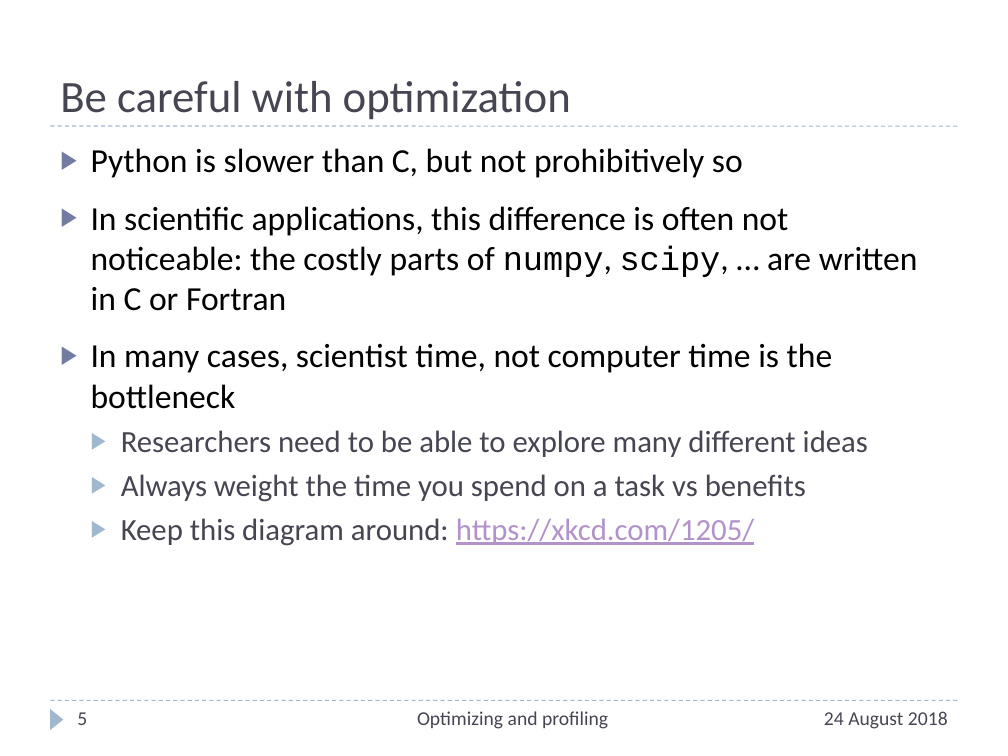
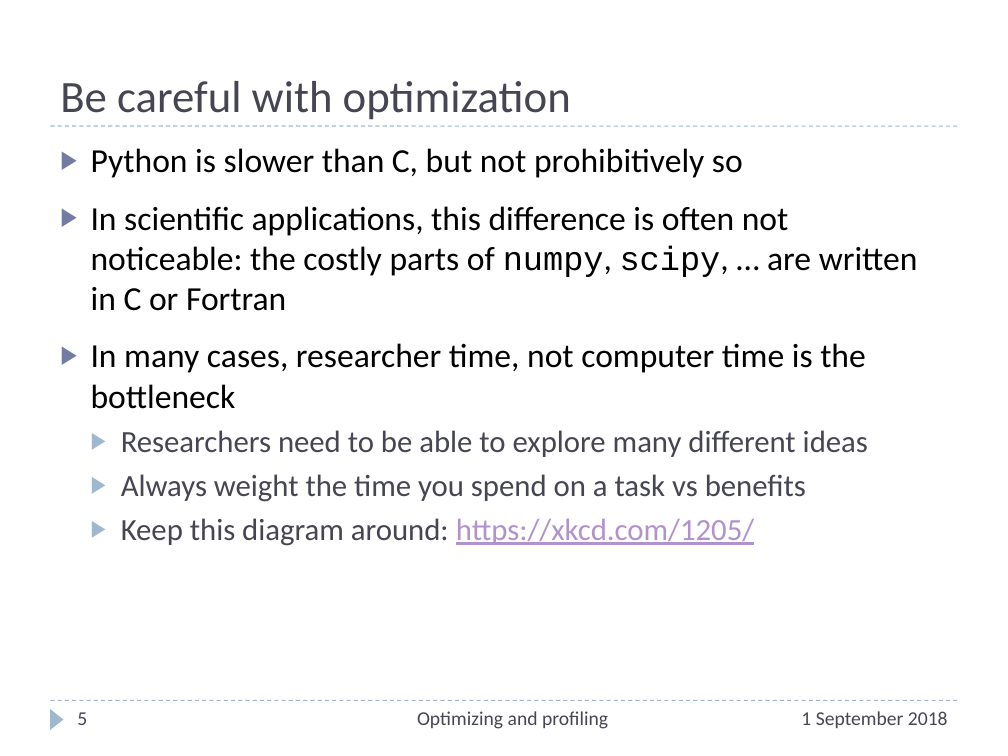
Before and after one commit to ASPP/testing_debugging_profiling, a slide deck: slide 5 of profiling.pptx. Drawn at 1008x756 pixels with LibreOffice and Linux fonts; fonts in the diff are those of the drawing. Boxes give left, top, right and bottom in pixels: in the first picture for what was removed or moved away, otherwise in the second. Text is boxed around its words. In the diff, an @@ line names an element or a change of style, - is before the commit and + after.

```diff
--- a/profiling.pptx
+++ b/profiling.pptx
@@ text at (91, 343, 866, 409): text changed @@
-▶ In many cases, scientist time, not computer time is the bottleneck
+▶ In many cases, researcher time, not computer time is the bottleneck
@@ text at (801, 711, 948, 728): text changed @@
-24 August 2018
+1 September 2018
```
Also in this commit, not shown: 19 other slides changed.
